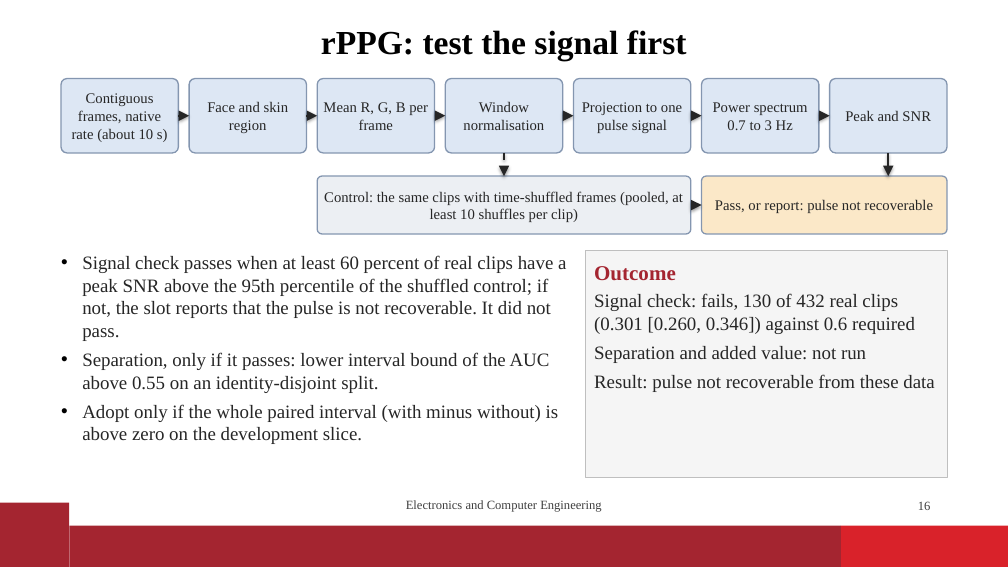
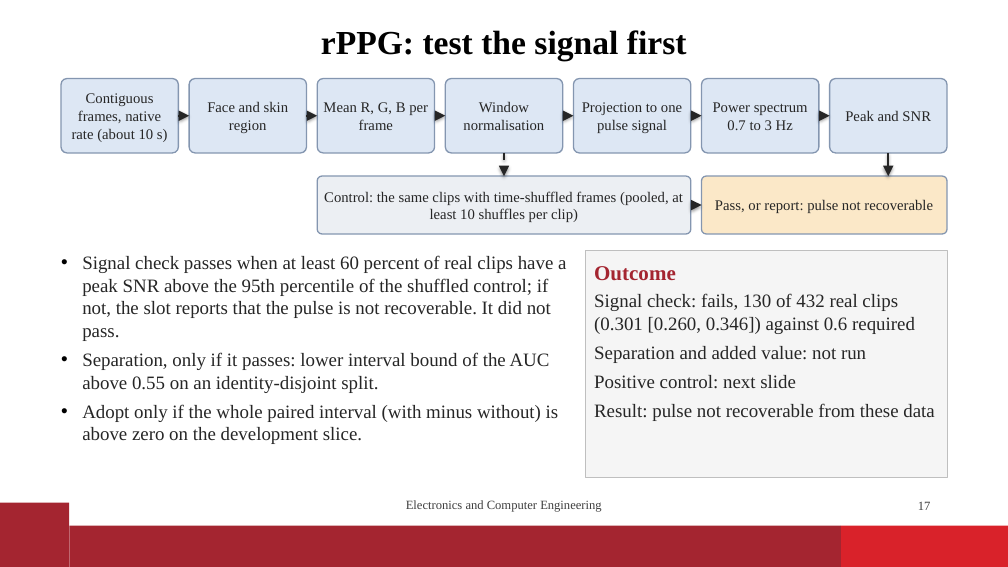
Before and after one commit to vaibhavshiroorkar/deepfake-detection, a slide deck: slide 17 of slides/DeepFake_Detection_Presentation.pptx (slide 16 before the commit). Drawn at 1008x567 pixels with LibreOffice and Linux fonts; fonts in the diff are those of the drawing; background and template pictures are left out. Boxes give left, top, right and bottom in pixels: in the first picture for what was removed or moved away, otherwise in the second. Text is boxed around its words. In the diff, an @@ line names an element or a change of style, - is before the commit and + after.

```diff
--- a/slides/DeepFake_Detection_Presentation.pptx
+++ b/slides/DeepFake_Detection_Presentation.pptx
@@ text in rectangle at box(594, 375, 796, 389): paragraph added @@
+Positive control: next slide
@@ page number at box(918, 501, 931, 510): text changed @@
-16
+17
```
Also in this commit, not shown: 7 other slides changed, 2 slides added, 25 other files.
